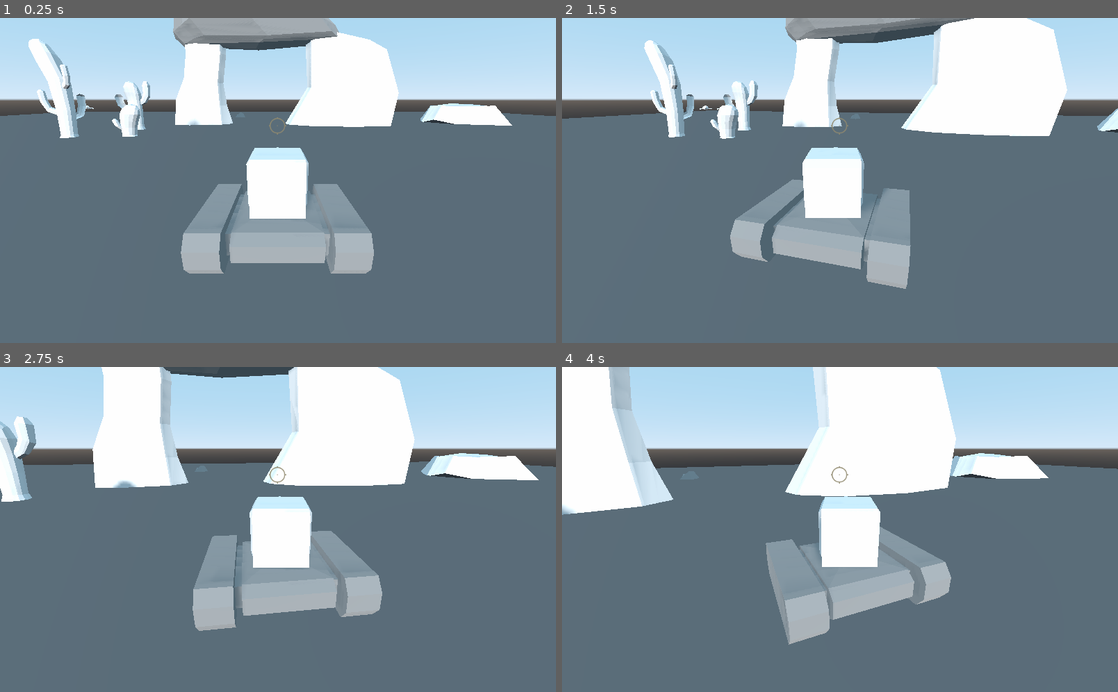
Above: before the commit, frames 1-4 (two rows, left to right).
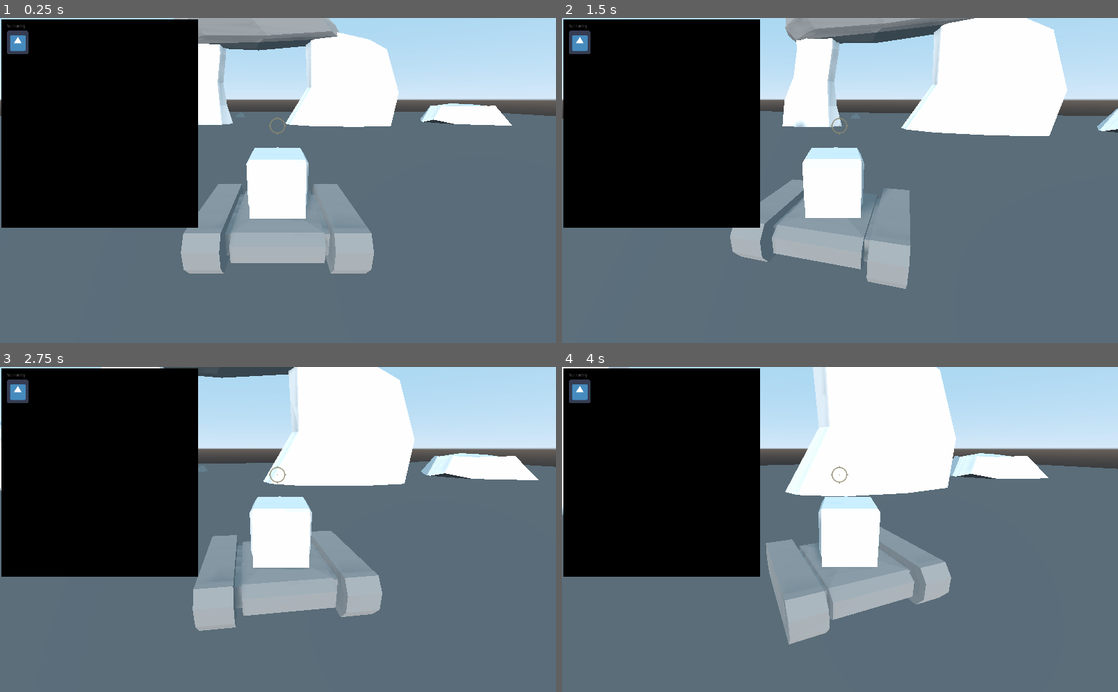
Above: after the commit, the same moments.

Repository: HelmetBugg/BioTank
Game: Godot game, scene res://Main.tscn
The game is run twice, just before and just after one commit, with the same random seed, the same clock (stepped at 60 frames per second) and the same inputs. This scene is started directly instead of the project's main scene. The engine's default icon, where the game draws it, is replaced by a stand-in: a white triangle on a blue panel in a dark square.
Inputs (mouse positions are in pixels of both pictures, inside the frame that each line leads up to):
- Up to frame 1 (0.25 s): no input
- Up to frame 2 (1.5 s): move the mouse to (867, 180) at 0.52 s; press the mouse at (867, 180) at 0.53 s; hold W (forward) from 0.53 s (still down); move the mouse to (812, 180) at 1.27 s; release the mouse at (812, 180) at 1.28 s; click (812, 180) at 1.35 s
- Up to frame 3 (2.75 s): keep holding W (forward); move the mouse to (289, 523) at 2.02 s; press the mouse at (289, 523) at 2.03 s
- Up to frame 4 (4 s): keep holding W (forward); move the mouse to (834, 536) at 2.77 s; release the mouse at (834, 536) at 2.78 s; click (834, 536) at 2.85 s; move the mouse to (878, 532) at 3.52 s; press the mouse at (878, 532) at 3.53 s

The runs differ from the first frame. In frame 1, 23% of the frame differs, in the area x 0-36%, y 0-65%; in frame 2, 23%; in frame 3, 23%; in frame 4, 23%.

Commit message:
attached script for item

Diff:
--- /dev/null
+++ b/InventoryItem.gd
@@ -0,0 +1,21 @@
+extends KinematicBody2D
+
+var dragging = false
+
+# Declare member variables here. Examples:
+# var a = 2
+# var b = "text"
+
+
+# Called when the node enters the scene tree for the first time.
+func _ready():
+	pass # Replace with function body.
+
+
+# Called every frame. 'delta' is the elapsed time since the previous frame.
+#func _process(delta):
+#	pass
+
+
+func _on_ItemBody_input_event(viewport, event, shape_idx):
+	pass # Replace with function body.
--- a/Main.tscn
+++ b/Main.tscn
@@ -1,4 +1,4 @@
-[gd_scene load_stepses=25 format=2]
+[gd_scene load_steps=25 format=2]
 
 [ext_resource path="res://Player.tscn" type="PackedScene" id=1]
 [ext_resource path="res://Main.gd" type="Script" id=2]
@@ -125,13 +125,17 @@
 [node name="StaticBody" type="StaticBody" parent="scenery/ShortStactus"]
 
 [node name="CollisionShape" type="CollisionShape" parent="scenery/ShortStactus/StaticBody"]
-transform = Transform( 1, 0, 0, 0, 1, 0, 0, 0, 1, 0, 0, 0 )
 shape = SubResource( 10 )
 
 [node name="AverageCactus" type="MeshInstance" parent="scenery"]
 transform = Transform( 0.912463, 0, 0.409159, 0, 1, 0, -0.409159, 0, 0.912463, -14.3129, -15.9974, -19.4333 )
 mesh = ExtResource( 5 )
 
+[node name="StaticBody" type="StaticBody" parent="scenery/AverageCactus"]
+
+[node name="CollisionShape" type="CollisionShape" parent="scenery/AverageCactus/StaticBody"]
+shape = SubResource( 11 )
+
 [node name="boulder1" type="MeshInstance" parent="scenery"]
 transform = Transform( 0.928031, 0, -0.372502, 0, 1, 0, 0.372502, 0, 0.928031, -6.51167, -15.6035, -37.4624 )
 mesh = ExtResource( 8 )
@@ -140,11 +144,6 @@
 
 [node name="CollisionShape" type="CollisionShape" parent="scenery/boulder1/StaticBody"]
 shape = SubResource( 10 )
-[node name="StaticBody" type="StaticBody" parent="scenery/AverageCactus"]
-
-[node name="CollisionShape" type="CollisionShape" parent="scenery/AverageCactus/StaticBody"]
-transform = Transform( 1, 0, 0, 0, 1, 0, 0, 0, 1, 0, 0, 0 )
-shape = SubResource( 11 )
 
 [node name="TallSquad" type="StaticBody" parent="scenery"]
 transform = Transform( 1, 0, 0, 0, 1, 0, 0, 0, 1, 44.6025, 0, 48.4707 )
--- a/Player.tscn
+++ b/Player.tscn
@@ -6,6 +6,8 @@
 [ext_resource path="res://biotank_top.obj" type="ArrayMesh" id=4]
 [ext_resource path="res://biotank_base.obj" type="ArrayMesh" id=5]
 [ext_resource path="res://black_background.png" type="Texture" id=6]
+[ext_resource path="res://icon.png" type="Texture" id=7]
+[ext_resource path="res://InventoryItem.gd" type="Script" id=8]
 
 [sub_resource type="BoxShape" id=2]
 extents = Vector3( 1.59728, 0.613283, 1.3074 )
@@ -28,6 +30,9 @@
 #func _process(delta):
 #	pass
 "
+
+[sub_resource type="RectangleShape2D" id=5]
+extents = Vector2( 57.5865, 32.4211 )
 
 [sub_resource type="SphereShape" id=4]
 radius = 1.76976
@@ -77,7 +82,6 @@
 texture = ExtResource( 2 )
 
 [node name="InventoryContainer" type="CenterContainer" parent="."]
-visible = false
 margin_right = 1026.0
 margin_bottom = 604.0
 script = SubResource( 3 )
@@ -94,6 +98,19 @@
 margin_bottom = -240.605
 custom_colors/default_color = Color( 1, 1, 1, 1 )
 text = "Your Inventory"
+
+[node name="ItemBody" type="KinematicBody2D" parent="InventoryContainer/PlayerInventory"]
+position = Vector2( -424, -220 )
+script = ExtResource( 8 )
+
+[node name="InventoryItem" type="Sprite" parent="InventoryContainer/PlayerInventory/ItemBody"]
+scale = Vector2( 1.78933, 1 )
+texture = ExtResource( 7 )
+
+[node name="CollisionShape2D" type="CollisionShape2D" parent="InventoryContainer/PlayerInventory/ItemBody"]
+position = Vector2( -0.525124, -0.500145 )
+scale = Vector2( 1, 1 )
+shape = SubResource( 5 )
 
 [node name="EnemyInventory" type="Sprite" parent="InventoryContainer"]
 visible = false
@@ -116,5 +133,6 @@
 transform = Transform( 1, 0, 0, 0, 1, 0, 0, 0, 1, -0.0138305, 0.486265, 0.359179 )
 shape = SubResource( 4 )
 
+[connection signal="input_event" from="InventoryContainer/PlayerInventory/ItemBody" to="InventoryContainer/PlayerInventory/ItemBody" method="_on_ItemBody_input_event"]
 [connection signal="area_entered" from="PlayerReach" to="." method="_on_PlayerReach_area_entered"]
 [connection signal="area_exited" from="PlayerReach" to="." method="_on_PlayerReach_area_exited"]
Not shown: 1 places in Player.tscn that only renumber resources
